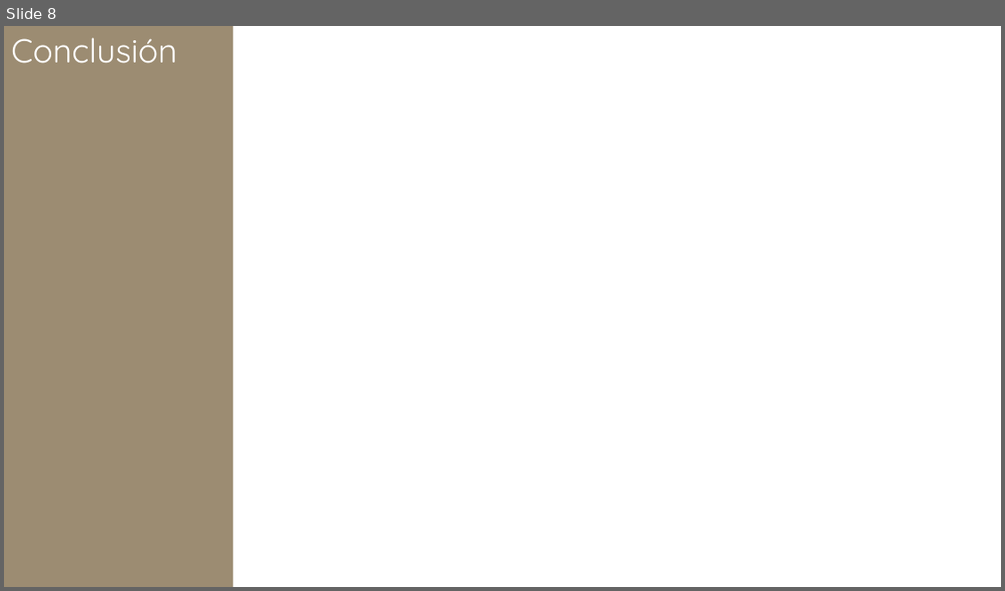
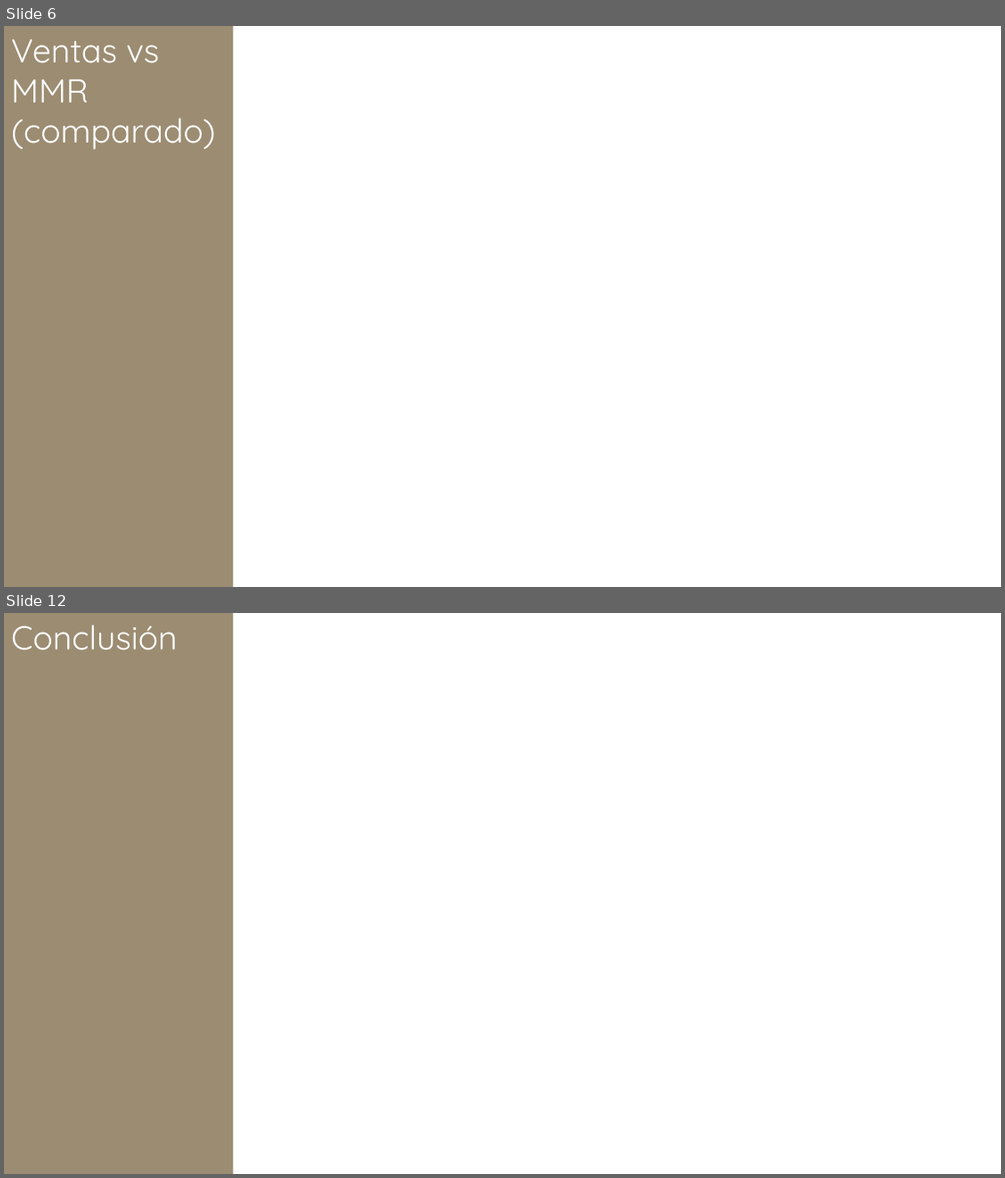
Before and after one commit to chumagram/vehicle-set-data, a slide deck: plantillas.pptx. Shown one above the other, each under a label of ours: slide 8 before the commit, slides 6 and 12 after it; the slides between them are not shown. The pictures are 1005x591 and 1005x1178 pixels, drawn with LibreOffice and Linux fonts; fonts in the diff are those of the drawing. Boxes give left, top, right and bottom in pixels: in the first picture for what was removed or moved away, otherwise in the second. Text is boxed around its words. In the diff, an @@ line names an element or a change of style, - is before the commit and + after.

```diff
--- a/plantillas.pptx
+++ b/plantillas.pptx
@@ slide 6 added at (x1=4, y1=26, x2=1001, y2=587), background #FFFFFF @@
@@ rectangle added at (x1=4, y1=26, x2=233, y2=587), fill #9C8C72, 32 pt, text #FFFFFF @@
+Ventas vs MMR (comparado)
@@ what was slide 8 is now slide 12 @@
```
Also in this commit, not shown: 6 slides changed, 4 other slides added, 1 slide removed, 17 other files.
